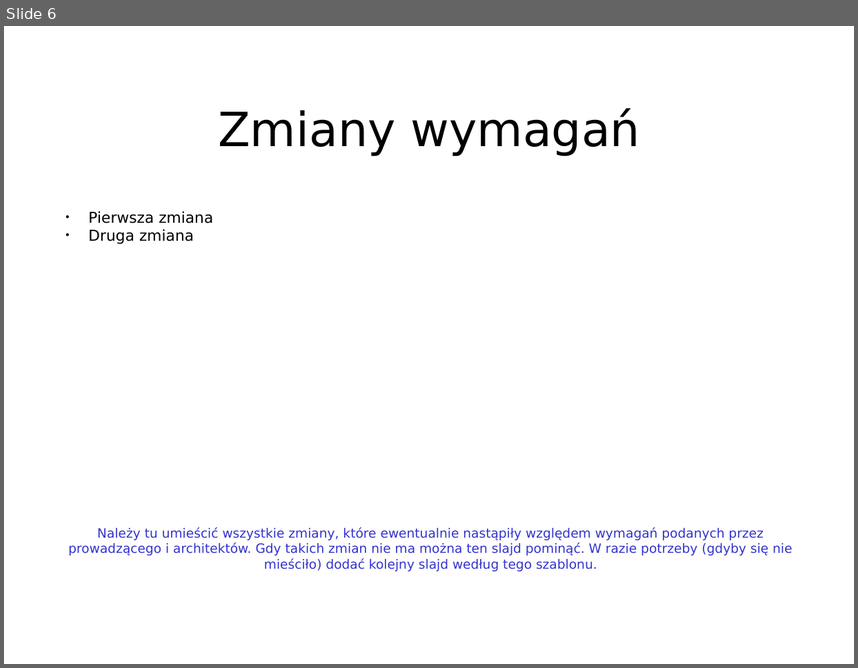
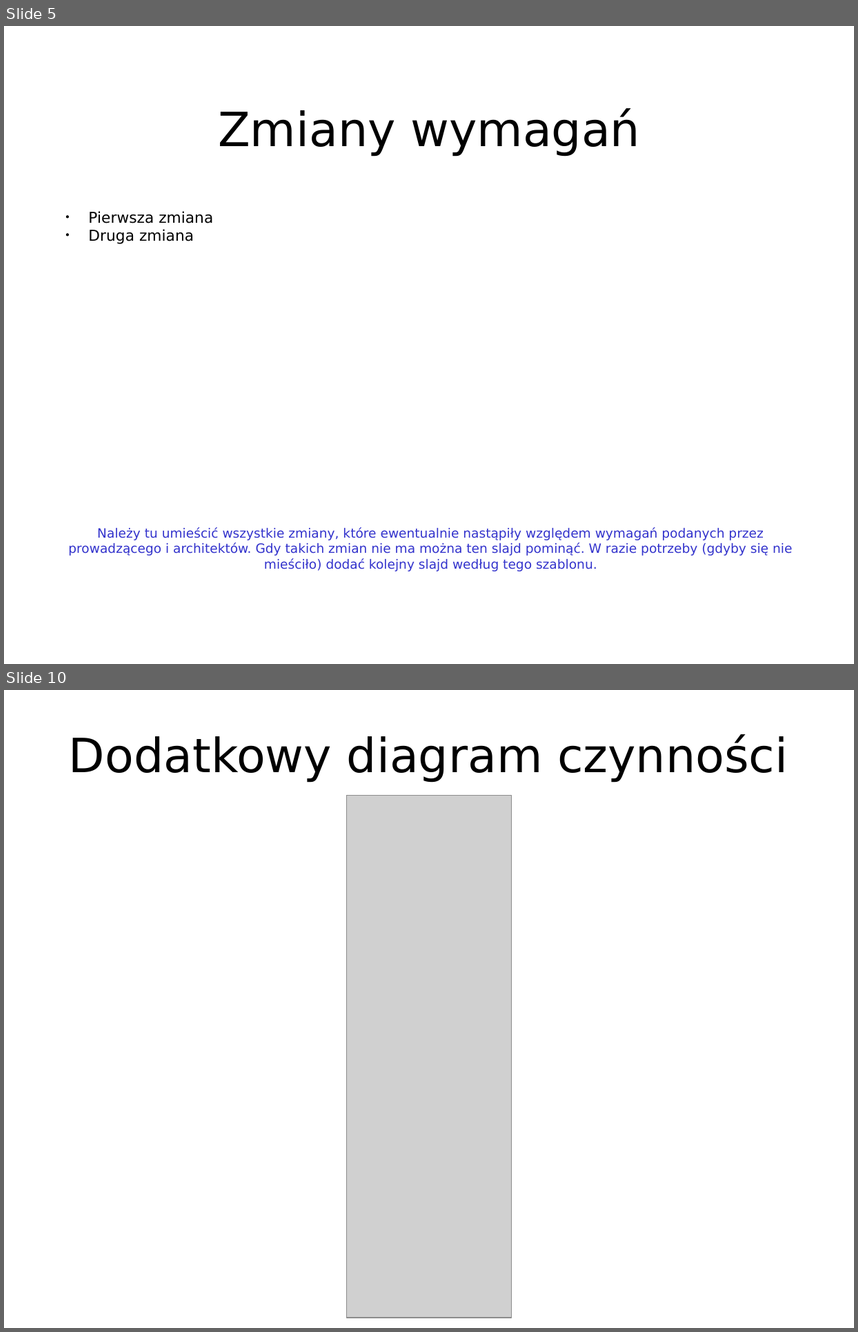
Before and after one commit to Informatyka-Stosowana-Chopy/Inzynieria-oprogramowania, a slide deck: front-end/front-end_prez.ppt. Shown one above the other, each under a label of ours: slide 6 before the commit, slides 5 and 10 after it; the slides between them are not shown. The pictures are 858x668 and 858x1332 pixels, drawn with LibreOffice and Linux fonts; fonts in the diff are those of the drawing; grey boxes stand for pictures. Boxes give left, top, right and bottom in pixels: in the first picture for what was removed or moved away, otherwise in the second. Text is boxed around its words. In the diff, an @@ line names an element or a change of style, - is before the commit and + after.

```diff
--- a/front-end/front-end_prez.ppt
+++ b/front-end/front-end_prez.ppt
@@ slide 10 added at (4,690,854,1328), background #FFFFFF @@
@@ title added at (69,734,788,782), 44 pt, text #000000 @@
+Dodatkowy diagram czynności
@@ picture added at (346,795,512,1317) @@
@@ what was slide 6 is now slide 5 @@
```
Also in this commit, not shown: 7 slides changed, 3 other slides added, 5 slides removed.
